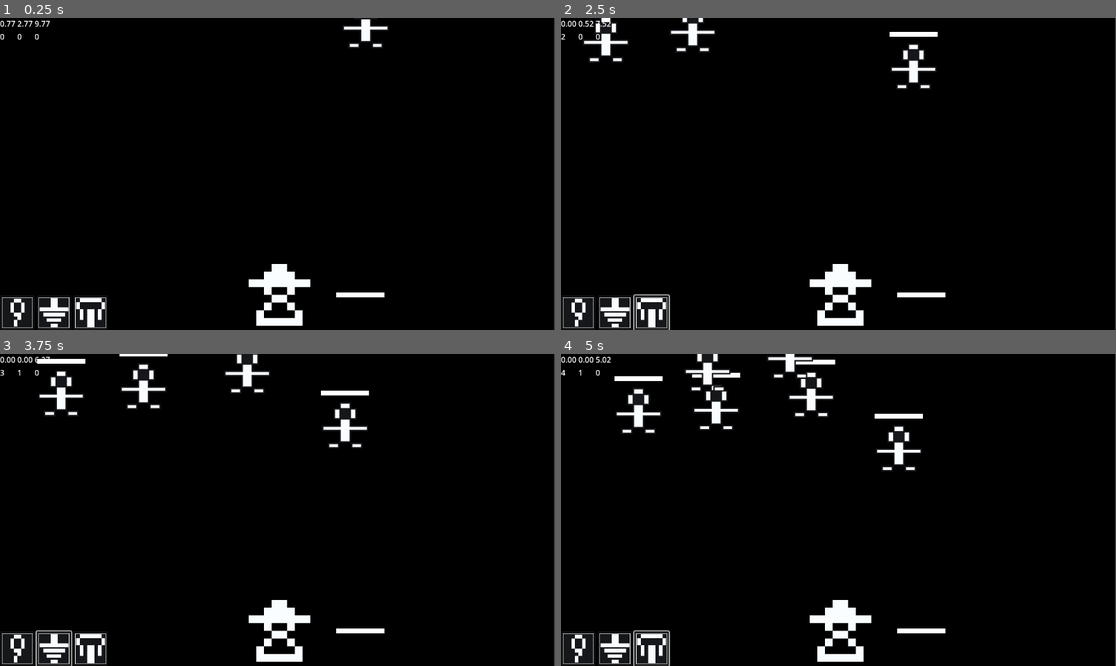
Above: before the commit, frames 1-4 (two rows, left to right).
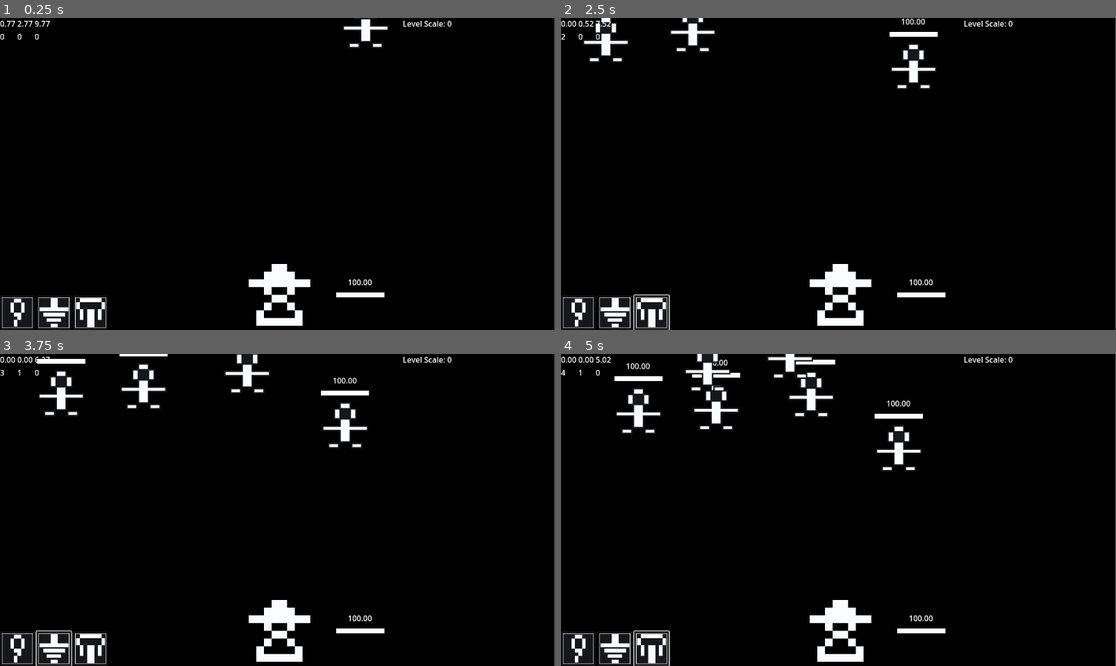
Above: after the commit, the same moments.

Repository: ThomasApplewhite/FIREBALL-Prototype
Game: Godot game, scene res://Source/Utils/dev_scene.tscn
Same seed, same stepped clock (60 frames per second), same inputs: the game is played once before the commit and once after it.
Inputs (mouse positions are in pixels of both pictures, inside the frame that each line leads up to):
- Up to frame 1 (0.25 s): no input
- Up to frame 2 (2.5 s): click (577, 311) at 0.52 s; click (616, 311) at 1.27 s; click (649, 311) at 2.02 s
- Up to frame 3 (3.75 s): click (16, 647) at 2.77 s; click (55, 647) at 3.52 s
- Up to frame 4 (5 s): click (649, 647) at 4.27 s

The runs differ from the first frame. In frame 1, 0.1% of the frame differs, in the area x 62-82%, y 0-86%; in frame 2, 0.2%; in frame 3, 0.2%; in frame 4, 0.3%, in the area x 11-82%, y 0-86%.

Commit message:
Enemy Scaling and Resumed Enemy Spawning after level end

Diff:
--- a/Source/Enemies/enemy.gd
+++ b/Source/Enemies/enemy.gd
@@ -3,15 +3,21 @@
 @export
 var enemy_speed = 10.0
 @export
+var health_increase = 10.0
+@export
 var enemy_collision_layer = 0x0002
 
 signal _on_non_enemy_collision(Node2D)
 
+@onready
+var health_counter = $HealthCounter
+
 var target_location : Vector2
 var initialized = false
 
-func init_enemy(new_target : Node2D):
+func init_enemy(new_target : Node2D, enemy_scale : int):
 	target_location = new_target.global_position
+	health_counter.set_max_health(health_counter.max_health + (enemy_scale * health_increase))
 	initialized = true
 
 func _physics_process(_delta):
--- a/Source/Enemies/enemy_spawner.gd
+++ b/Source/Enemies/enemy_spawner.gd
@@ -7,12 +7,14 @@
 @export
 var player : Node2D
 
-var enemy_group_name
 
 @onready
 var collision_shape = $CollisionShape2D
 @onready
 var timer = $Timer
+
+var enemy_group_name: String
+var enemy_scale = 0
 
 func _on_timer_timeout():
 	spawn_enemy()
@@ -33,7 +35,7 @@
 	get_parent().add_child(enemy_instance)
 	enemy_instance.global_position = get_random_point_in_area()
 	enemy_instance.add_to_group(enemy_group_name)
-	enemy_instance.init_enemy(player)
+	enemy_instance.init_enemy(player, enemy_scale)
 
 func get_random_point_in_area() -> Vector2:
 	var area_size = collision_shape.shape.get_rect().size
--- a/Source/Functionality/game_state.gd
+++ b/Source/Functionality/game_state.gd
@@ -4,6 +4,8 @@
 var player : Node2D
 @export
 var enemy_spawner : Node2D
+@export
+var show_debug_info = true
 
 @onready
 var status_control = $PostLevelControl
@@ -16,6 +18,8 @@
 
 const game_state_group_name = "GameStates"
 const enemy_group_name = "Enemies"
+
+var level_scale = 0
 
 static func get_game_state(context_scene_tree : SceneTree) -> Node:
 	var game_states = context_scene_tree.get_nodes_in_group(game_state_group_name)
@@ -38,14 +42,20 @@
 
 	add_to_group(game_state_group_name)
 
+
+	if show_debug_info:
+		$DebugControl.visible = true
+
 func begin_level():
 	player.visible = true
 	status_control.visible = false
+	$DebugControl/RichTextLabel.text = "Level Scale: %d" % level_scale
 	start_enemy_spawning()
 
 
 func start_enemy_spawning():
 	enemy_spawner.enemy_group_name = enemy_group_name
+	enemy_spawner.enemy_scale = level_scale
 	enemy_spawner.toggle_enemy_spawning(true)
 
 
@@ -68,6 +78,9 @@
 	enemy_spawner.toggle_enemy_spawning(false)
 	kill_all_enemies()
 
+	level_scale += 1
+
+
 
 func end_game():
 	player.visible = false
--- a/Source/Functionality/game_state.tscn
+++ b/Source/Functionality/game_state.tscn
@@ -49,4 +49,22 @@
 grow_horizontal = 2
 grow_vertical = 2
 
+[node name="DebugControl" type="Control" parent="."]
+layout_mode = 3
+anchors_preset = 15
+anchor_right = 1.0
+anchor_bottom = 1.0
+grow_horizontal = 2
+grow_vertical = 2
+mouse_filter = 2
+
+[node name="RichTextLabel" type="RichTextLabel" parent="DebugControl"]
+layout_mode = 1
+anchors_preset = 1
+anchor_left = 1.0
+anchor_right = 1.0
+offset_left = -316.0
+offset_bottom = 74.0
+grow_horizontal = 0
+
 [connection signal="pressed" from="PostLevelControl/Button" to="." method="_on_progression_button_pressed"]
--- a/Source/Functionality/health_counter.gd
+++ b/Source/Functionality/health_counter.gd
@@ -8,9 +8,22 @@
 @onready
 var health_bar = $ProgressBar
 
+@onready
+var debug_label = $Label
+
 signal health_depleted()
 
 func _ready():
+	set_healthbar_size_to_max_heath()
+	debug_label.text = ("%.2f" % health)
+
+func set_max_health(new_max_health : float):
+	max_health = new_max_health
+	health = new_max_health
+	debug_label.text = ("%.2f" % health)
+	set_healthbar_size_to_max_heath()
+
+func set_healthbar_size_to_max_heath():
 	health_bar.min_value = 0.0
 	health_bar.max_value = max_health
 	health_bar.value = max_health
@@ -18,6 +31,7 @@
 func decrease_health(health_delta : float):
 	health -= health_delta
 	health_bar.value = health
+	debug_label.text = ("%.2f" % health)
 	_check_for_death()
 
 func _check_for_death():
--- a/Source/Functionality/health_counter.tscn
+++ b/Source/Functionality/health_counter.tscn
@@ -22,3 +22,10 @@
 size_flags_vertical = 4
 theme = ExtResource("2_fnt47")
 show_percentage = false
+
+[node name="Label" type="Label" parent="."]
+offset_left = -54.0
+offset_top = -38.0
+offset_right = 54.0
+offset_bottom = -15.0
+horizontal_alignment = 1
Not shown, changed: Docs/Home/DevelopmentDocs.txt
Not shown, changed: Docs/Home/DevelopmentDocs/ProgressionDevelopment.txt
